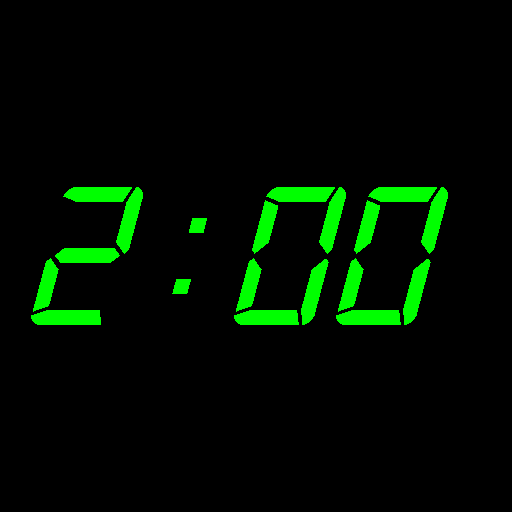
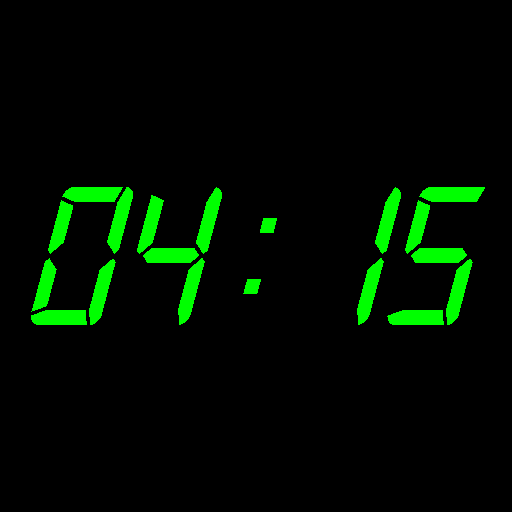
Layered file, before and after one edit (512×512). Changes by layer:
renamed "2:00" to "04:15", painted on it over [left=31, top=187, right=485, bottom=325]
